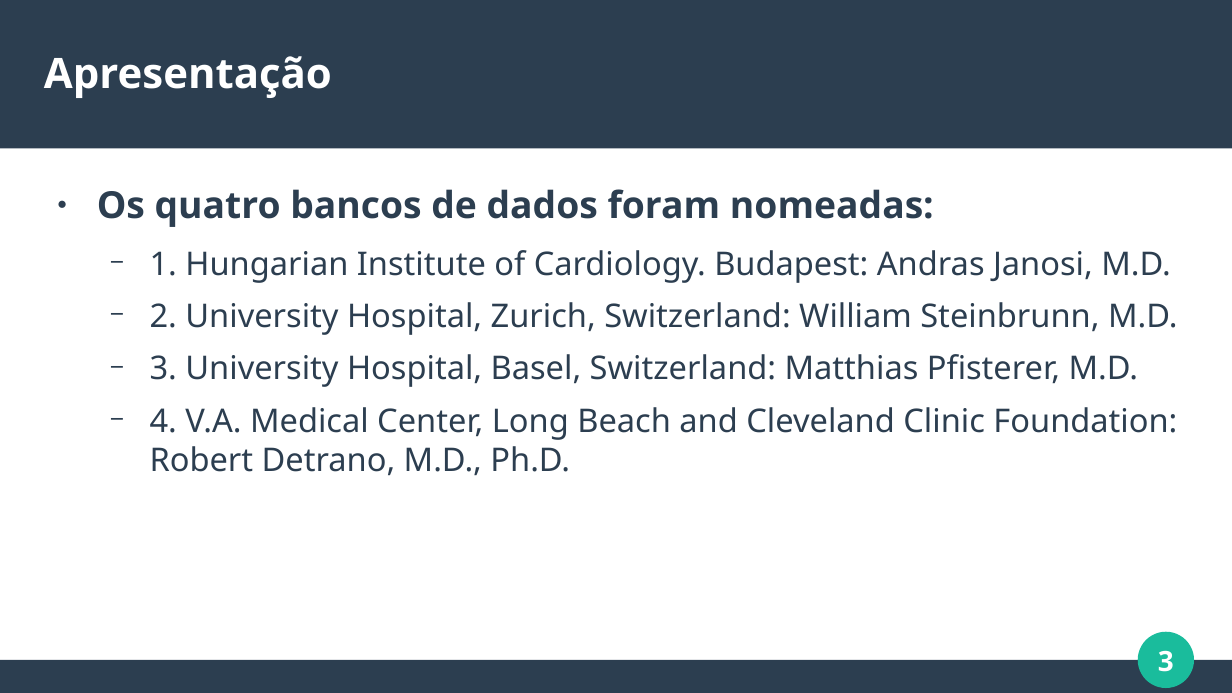
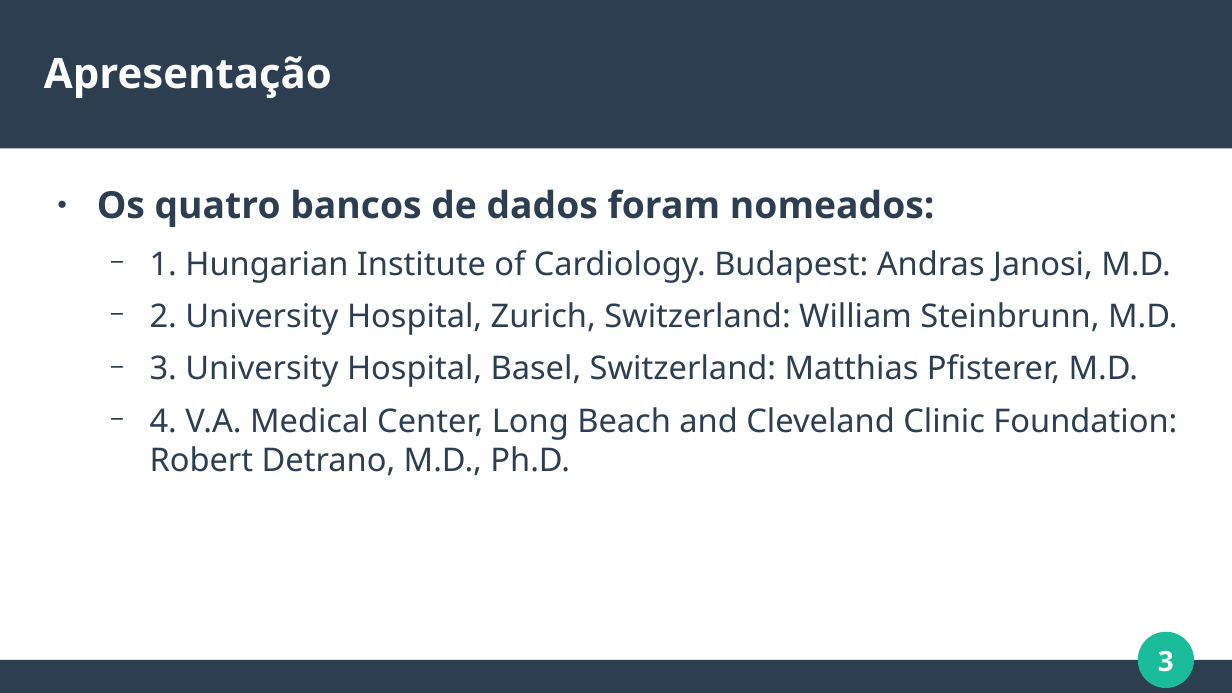
Before and after one commit to gabriel-ferreira-da-silva/Naive-Bayes-On-Heart-Diseases-Data, a slide deck: slide 3 of Slides estatistica.odp. Drawn at 1232x693 pixels with LibreOffice and Linux fonts; fonts in the diff are those of the drawing. Boxes give left, top, right and bottom in pixels: in the first picture for what was removed or moved away, otherwise in the second. Text is boxed around its words. In the diff, an @@ line names an element or a change of style, - is before the commit and + after.

```diff
--- a/Slides estatistica.odp
+++ b/Slides estatistica.odp
@@ text at box(97, 189, 934, 227): text changed @@
-● Os quatro bancos de dados foram nomeadas:
+● Os quatro bancos de dados foram nomeados:
```
Also in this commit, not shown: 8 other slides changed, 1 slide added, 1 other file.
